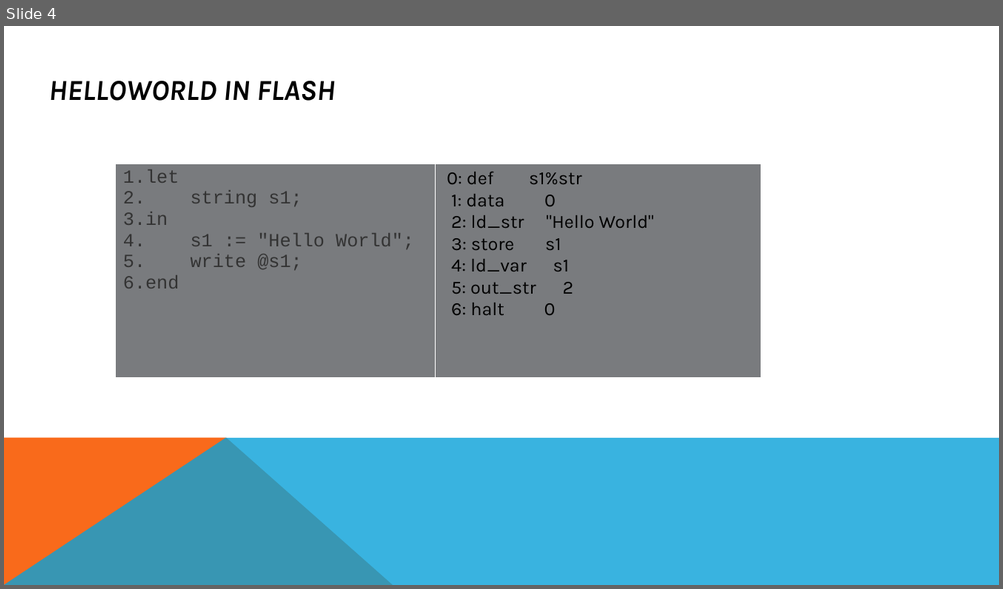
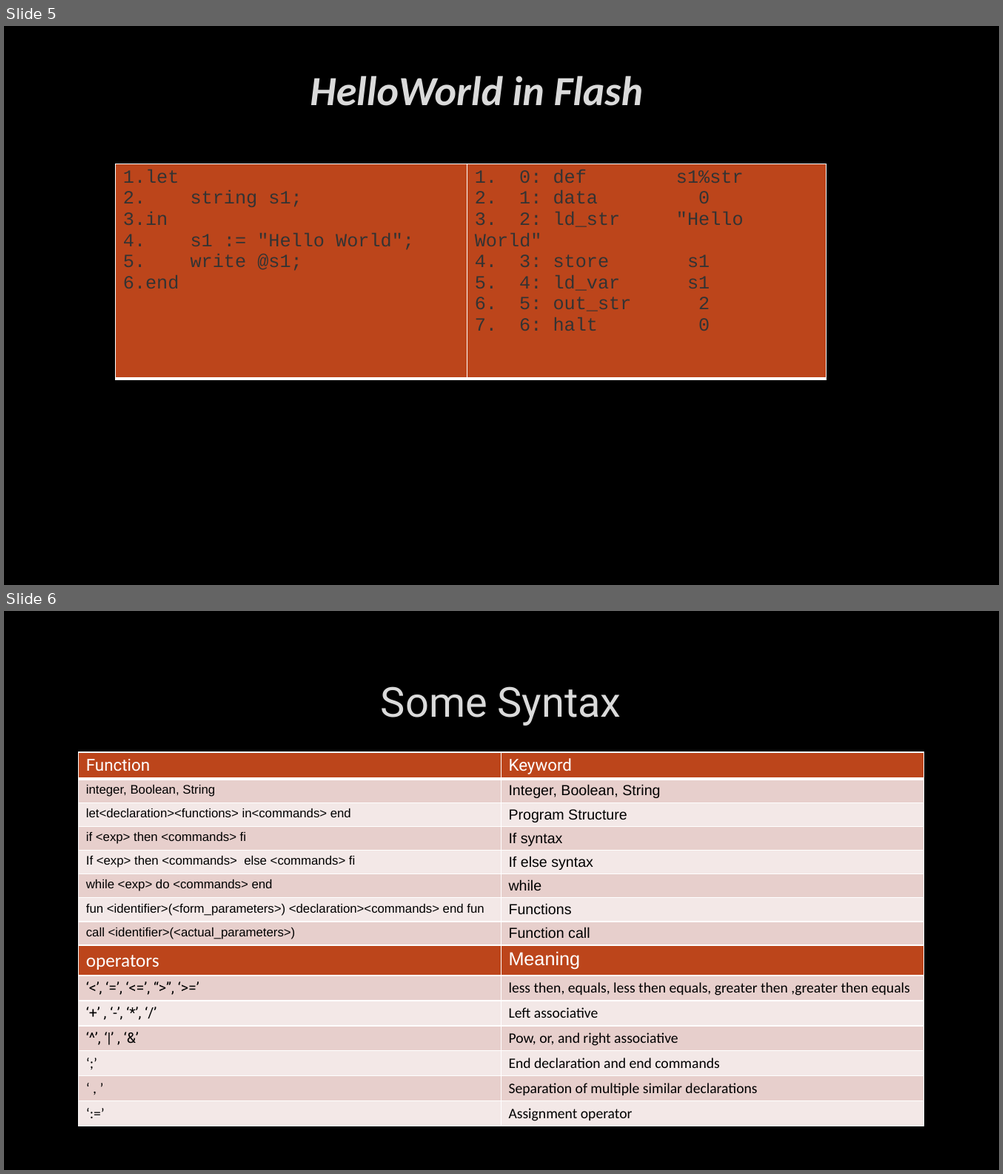
Before and after one commit to bhrlabs/CompilerRuntime, a slide deck: Document/Flash_ppt.pptx. Shown one above the other, each under a label of ours: slide 4 before the commit, slides 5 and 6 after it. The pictures are 1003x589 and 1003x1174 pixels, drawn with LibreOffice and Linux fonts; fonts in the diff are those of the drawing; background and template pictures are left out. Boxes give left, top, right and bottom in pixels: in the first picture for what was removed or moved away, otherwise in the second. Text is boxed around its words. In the diff, an @@ line names an element or a change of style, - is before the commit and + after.

```diff
--- a/Document/Flash_ppt.pptx
+++ b/Document/Flash_ppt.pptx
@@ slide 6 added at (x1=4, y1=611, x2=999, y2=1170), background picture (left out) @@
@@ title added at (x1=381, y1=686, x2=621, y2=726), 40 pt, text #DADADA @@
+Some Syntax
@@ table added at (x1=79, y1=752, x2=923, y2=1133), 15 rows, 2 columns @@
+Function | Keyword
+integer, Boolean, String | Integer, Boolean, String
+let<declaration><functions> in<commands> end | Program Structure
+if <exp> then <commands> fi | If syntax
+If <exp> then <commands> else <commands> fi | If else syntax
+while <exp> do <commands> end | while
+fun <identifier>(<form_parameters>) <declaration><commands> end fun | Functions
+call <identifier>(<actual_parameters>) | Function call
+operators | Meaning
+‘<’, ‘=’, ‘<=’, “>”, ‘>=’ | less then, equals, less then equals, greater then ,greater then equals
+‘+’ , ‘-’, ‘*’, ‘/’ | Left associative
+‘^’, ‘|’ , ‘&’ | Pow, or, and right associative
+‘;’ | End declaration and end commands
+‘ , ’ | Separation of multiple similar declarations
+‘:=’ | Assignment operator
@@ what was slide 4 is now slide 5 @@
@@ slide 5 changed as well @@
@@ background #FFFFFF to picture (left out) @@
@@ title at (x1=310, y1=76, x2=643, y2=106): text changed; size 28 to 40 pt; font Karla to Calibri; text colour #000000 to #DADADA @@
-HELLOWORLD IN FLASH
+HelloWorld in Flash
@@ table at (x1=116, y1=164, x2=826, y2=379) @@
@@ fill #797B7E to #BC451B in row 1 @@
@@ font Karla to Courier New, text colour #000000 to #333333 in "0: def s1%str", "1: data 0", "2: ld_str "Hello World"", "3: store s1" and 3 more places @@
@@ bullet none to 1. @@
@@ table resized from (x1=116, y1=164, x2=761, y2=379) to (x1=116, y1=164, x2=826, y2=379) @@
@@ freeform shape removed at (x1=4, y1=438, x2=392, y2=585) @@
@@ freeform shape removed at (x1=4, y1=438, x2=999, y2=585) @@
```
Also in this commit, not shown: 12 other slides changed, 7 other slides added, 4 slides removed, 21 other files.
